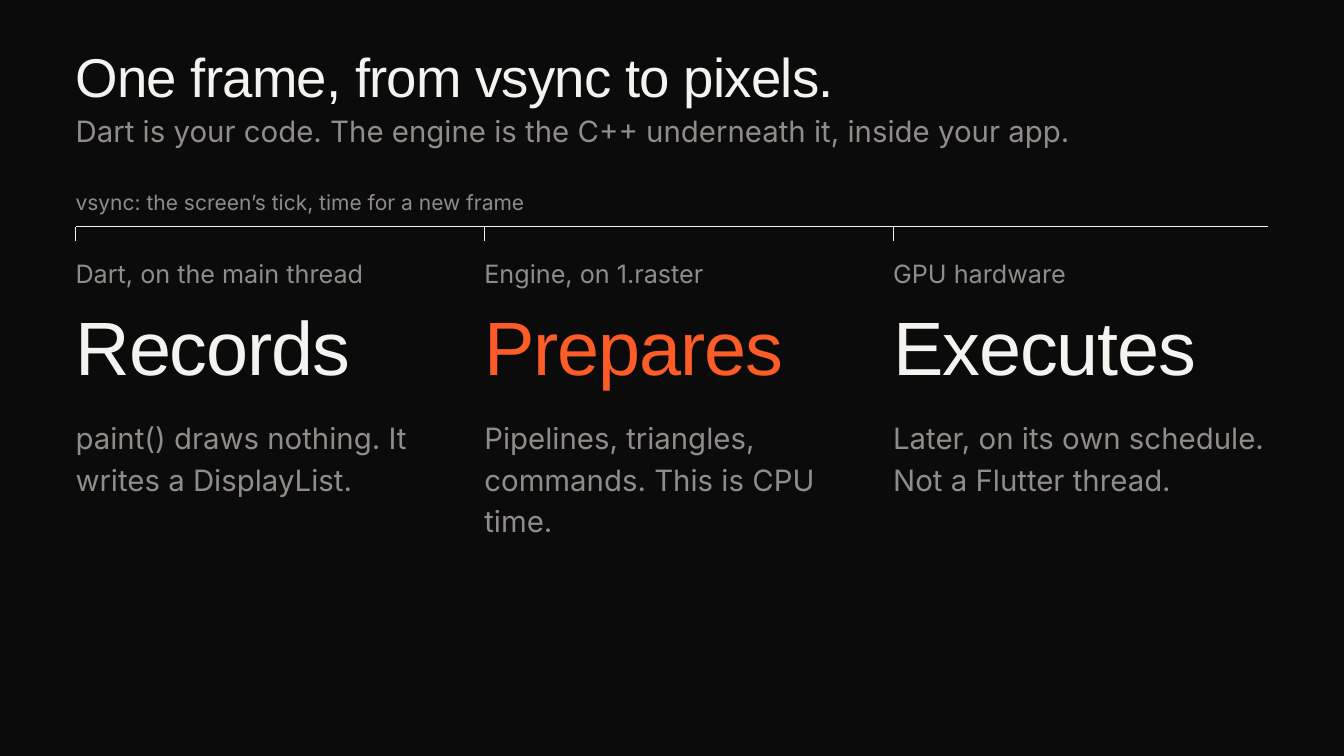
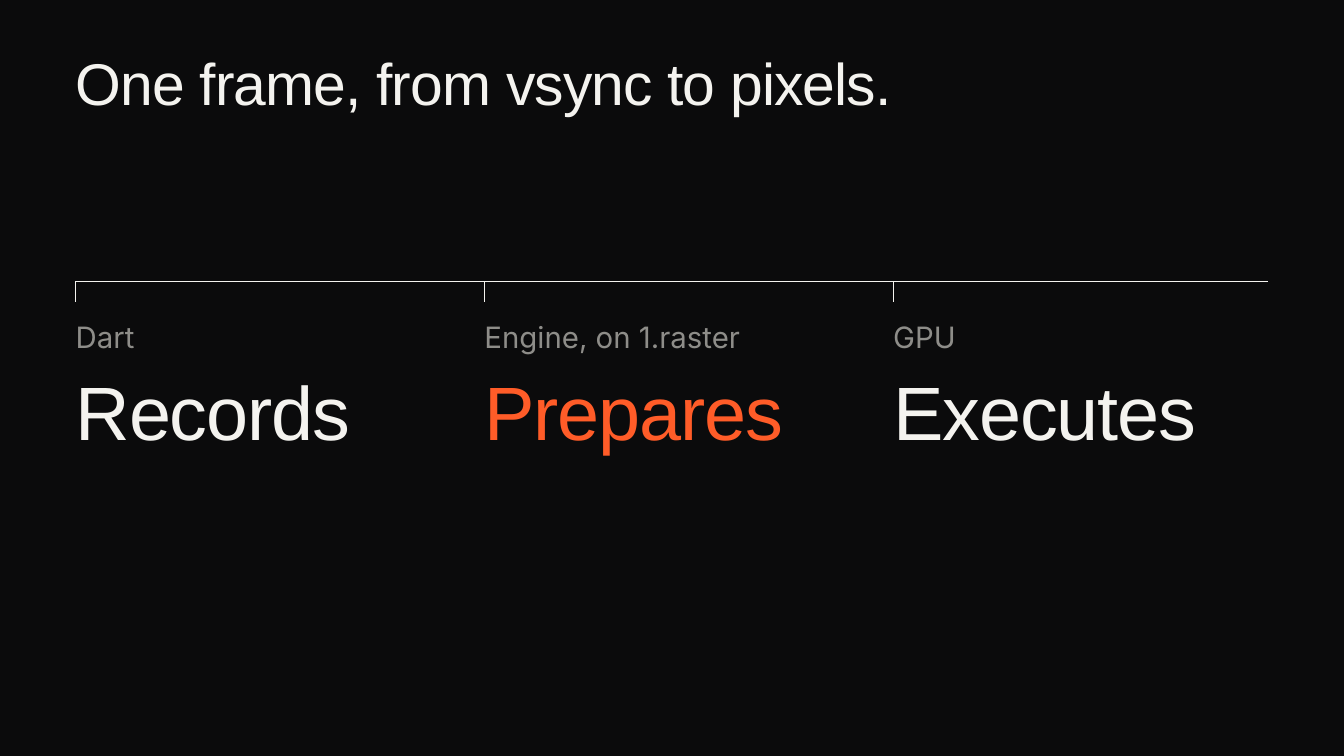
Before and after one commit to cm-collins/fluttercon-demo-app, a slide deck: slide 3 of docs/talk/slides/beyond-skia-dark.pptx. Drawn at 1344x756 pixels with LibreOffice and Linux fonts; fonts in the diff are those of the drawing; background and template pictures are left out. Boxes give left, top, right and bottom in pixels: in the first picture for what was removed or moved away, otherwise in the second. Text is boxed around its words. In the diff, an @@ line names an element or a change of style, - is before the commit and + after.

```diff
--- a/docs/talk/slides/beyond-skia-dark.pptx
+++ b/docs/talk/slides/beyond-skia-dark.pptx
@@ title "One frame, from vsync to ..." at [76, 62, 891, 116]: size 39 to 42 pt @@
@@ text removed at [76, 120, 1069, 148] @@
-Dart is your code. The engine is the C++ underneath it, inside your app.
@@ text removed at [76, 194, 524, 215] @@
-vsync: the screen’s tick, time for a new frame
@@ line removed from (893, 227) to (893, 242) @@
@@ line moved from (76, 227) - (1268, 227) to (76, 281) - (1268, 281) @@
@@ line moved from (76, 227) - (76, 242) to (76, 281) - (76, 302) @@
@@ line added from (485, 281) to (485, 302), #F4F3EF 0.75 pt @@
@@ line moved from (485, 227) - (485, 242) to (893, 281) - (893, 302) @@
@@ text at [76, 326, 135, 349]: text changed; size 18 to 21 pt @@
-Dart, on the main thread
+Dart
@@ text "Engine, on 1.raster": place and size @@
-text "Engine, on 1.raster" at [484, 264, 704, 288]
+text "Engine, on 1.raster" at [484, 326, 740, 354]
@@ text "Engine, on 1.raster" at [484, 326, 740, 354]: size 18 to 21 pt @@
@@ text at [893, 326, 956, 349]: text changed; size 18 to 21 pt @@
-GPU hardware
+GPU
@@ 3 texts: place and size @@
-3 texts at [76, 320, 1196, 389]
+3 texts at [76, 385, 1196, 454]
@@ text removed at [76, 426, 407, 497] @@
-paint() draws nothing. It writes a DisplayList.
@@ text removed at [484, 427, 814, 533] @@
-Pipelines, triangles, commands. This is CPU time.
@@ text removed at [893, 427, 1264, 492] @@
-Later, on its own schedule. Not a Flutter thread.
```
Also in this commit, not shown: 21 other slides changed, 9 slides added, 5 slides removed, 23 other files.
